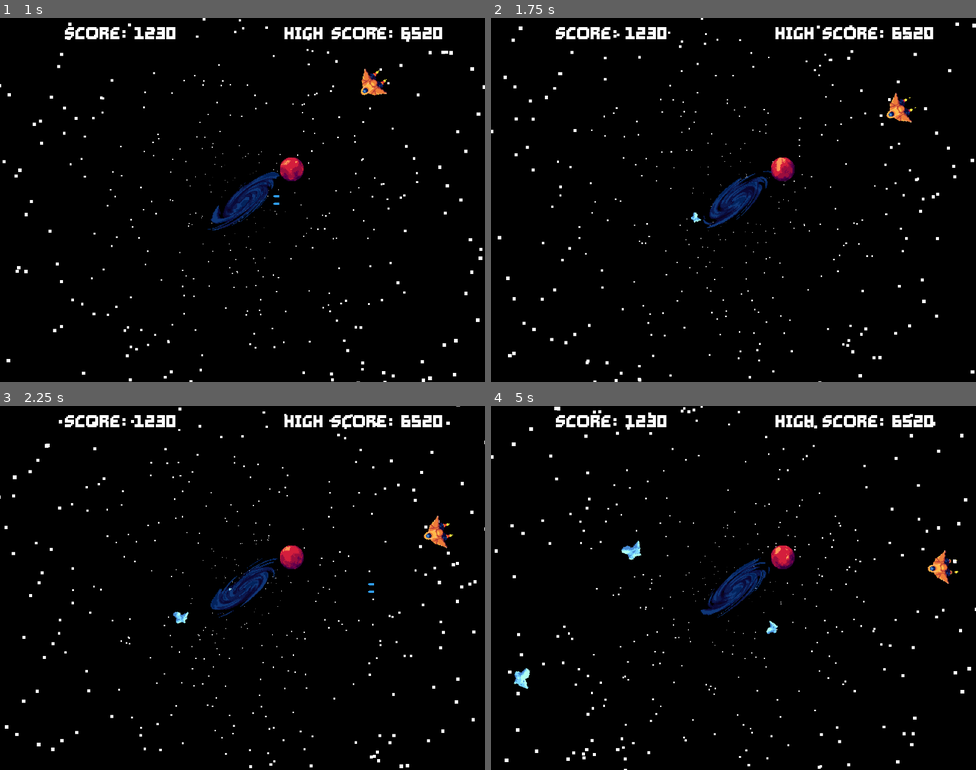
Above: before the commit, frames 1-4 (two rows, left to right).
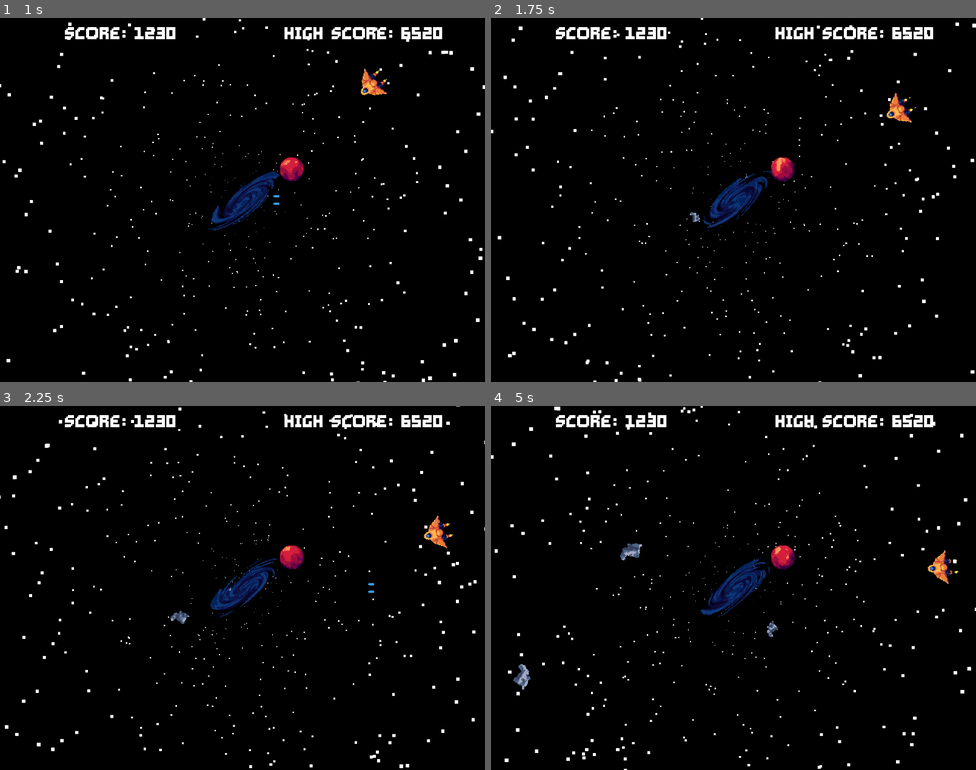
Above: after the commit, the same moments.

Repository: FrozenWellGames/moray_game_jam_2025
Game: Godot game, scene res://Game/game.tscn
Two runs of this game, one before a commit and one after it. Both use one fixed random seed, a clock stepped at 60 frames per second and the inputs below.
Inputs:
- Up to frame 1 (1 s): hold Right (move_right) from 0.53 s (still down); hold Ctrl (fire) from 0.53 s (still down)
- Up to frame 2 (1.75 s): release Right (move_right) at 1.28 s; release Ctrl (fire) at 1.28 s; hold Left (move_left) from 1.28 s (still down); tap Ctrl (fire) at 1.35 s
- Up to frame 3 (2.25 s): release Left (move_left) at 2.03 s; hold Right (move_right) from 2.03 s (still down); hold Ctrl (fire) from 2.03 s (still down)
- Up to frame 4 (5 s): release Ctrl (fire) at 2.78 s; tap Ctrl (fire) at 2.85, 4.35 s; release Right (move_right) at 3.53 s; hold Ctrl (fire) 3.53-4.28 s; hold Left (move_left) from 3.53 s (still down)

Frame 1 is identical in both runs. In frame 2, less than 0.1% of the frame differs, in the area x 41-44%, y 53-57%; in frame 3, 0.1%; in frame 4, 0.4%, in the area x 4-60%, y 37-78%.

Commit message:
more asteroids

Diff:
--- a/Asteroids/asteroid.gd
+++ b/Asteroids/asteroid.gd
@@ -27,4 +27,3 @@
 		SignalManager.emit_signal("spawn_effect", explosion, explosion_spawn_point_3.global_position)
 		area.get_parent().queue_free()
 	self.queue_free()
-	pass # Replace with function body.
--- a/Asteroids/asteroid.tscn
+++ b/Asteroids/asteroid.tscn
@@ -1,8 +1,8 @@
 [gd_scene load_steps=11 format=3 uid="uid://65tfep8oxdjt"]
 
 [ext_resource type="Script" uid="uid://c3r8c22yedxfc" path="res://Asteroids/asteroid.gd" id="1_gc8g2"]
-[ext_resource type="Texture2D" uid="uid://bkmlmmulb2ecl" path="res://Asteroids/Assets/asteroid_01.png" id="1_v5rxd"]
 [ext_resource type="PackedScene" uid="uid://bqa5kticls4m0" path="res://Explosion/explosion.tscn" id="2_582lc"]
+[ext_resource type="Texture2D" uid="uid://dpekqx37fnvpl" path="res://Asteroids/Assets/asteroid_02.png" id="3_582lc"]
 
 [sub_resource type="Animation" id="Animation_582lc"]
 length = 0.001
@@ -95,7 +95,7 @@
 [node name="Sprite2D" type="Sprite2D" parent="."]
 position = Vector2(-6, 0)
 scale = Vector2(1e-05, 1e-05)
-texture = ExtResource("1_v5rxd")
+texture = ExtResource("3_582lc")
 hframes = 6
 vframes = 6
 
--- /dev/null
+++ b/Singletons/game_manager.gd
@@ -0,0 +1 @@
+extends Node
--- a/project.godot
+++ b/project.godot
@@ -10,7 +10,7 @@
 
 [application]
 
-config/name="moray_game_jam_2025"
+config/name="Astro Alignment"
 run/main_scene="uid://dy7pttawwst1e"
 config/features=PackedStringArray("4.4", "Forward Plus")
 config/icon="res://icon.svg"
@@ -19,6 +19,7 @@
 [autoload]
 
 SignalManager="*res://Singletons/signal_manager.gd"
+GameManager="*res://Singletons/game_manager.gd"
 
 [debug]
 
Binary file added: Asteroids/Assets/asteroid_02.png
Not shown, added: Asteroids/Assets/asteroid_02.png.import
Not shown, added: Singletons/game_manager.gd.uid
